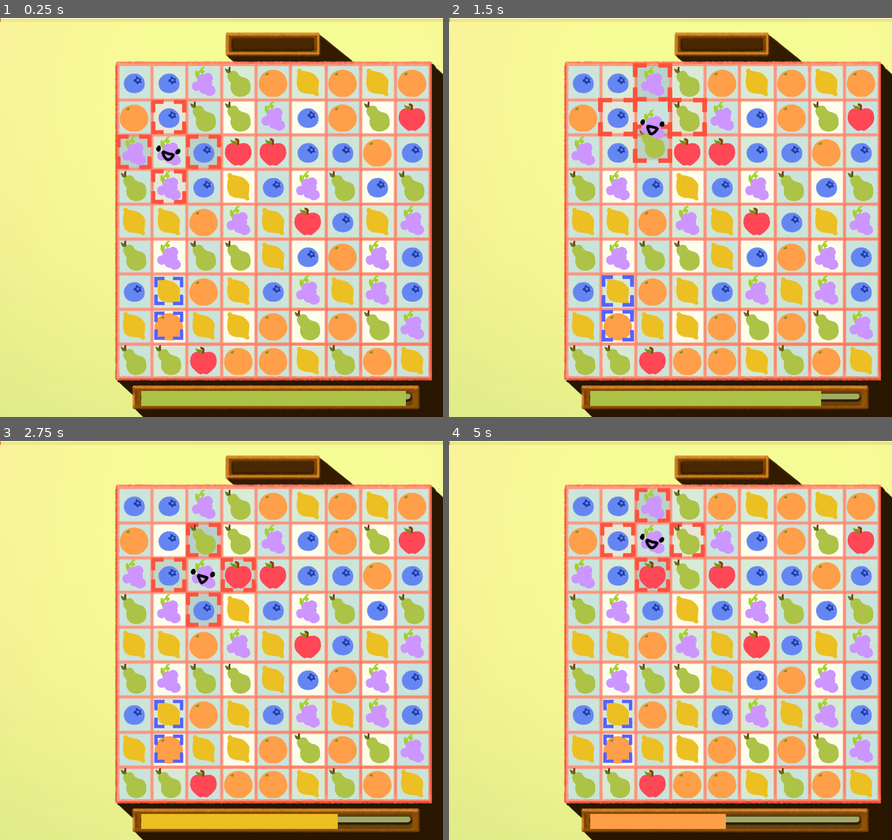
Above: before the commit, frames 1-4 (two rows, left to right).
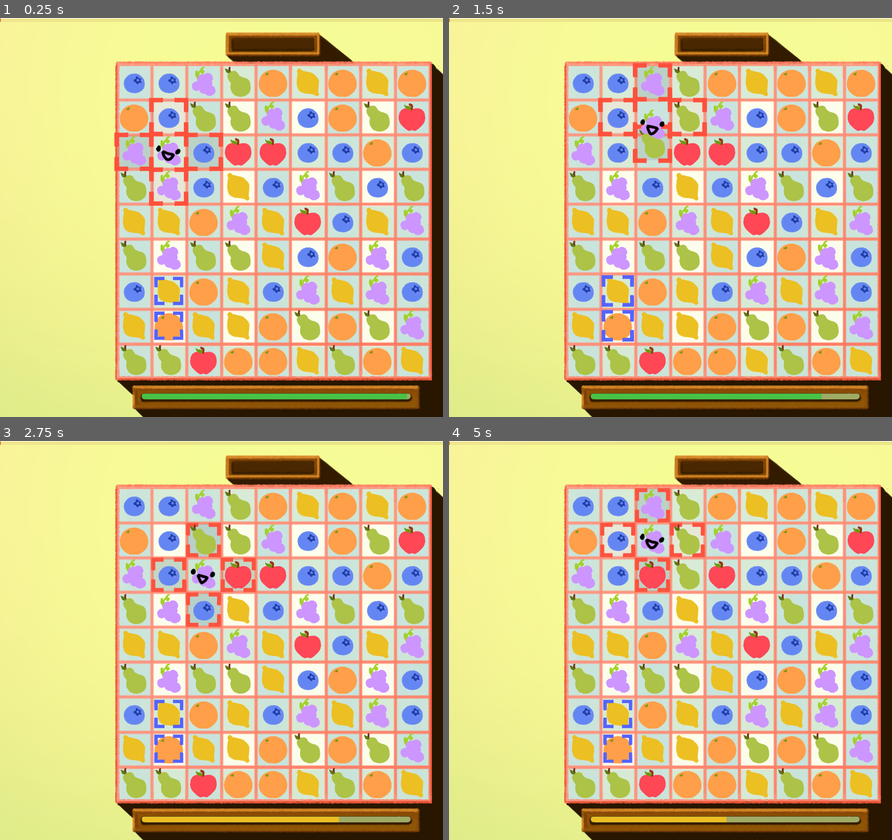
Above: after the commit, the same moments.

Repository: hulien22/gmtk2023
Game: Godot game, scene res://scenes/main.tscn
The game is run twice, just before and just after one commit, with the same random seed, the same clock (stepped at 60 frames per second) and the same inputs.
Inputs (mouse positions are in pixels of both pictures, inside the frame that each line leads up to):
- Up to frame 1 (0.25 s): no input
- Up to frame 2 (1.5 s): hold Right (player_movement_right) 0.53-1.25 s; click (652, 117) at 1.27 s
- Up to frame 3 (2.75 s): hold S (player_movement_down) from 2.03 s (still down)
- Up to frame 4 (5 s): release S (player_movement_down) at 2.78 s; hold Right (player_movement_right) 2.78-3.53 s; hold Up (player_movement_up) 3.53-4.28 s; hold Left (player_movement_left) from 4.28 s (still down)

The runs differ from the first frame. In frame 1, 3.1% of the frame differs, in the area x 25-94%, y 19-98%; in frame 2, 2.1%; in frame 3, 1.3%; in frame 4, 1.6%.

Commit message:
cleanup bomb stagger animations

Diff:
--- a/scenes/Grid.gd
+++ b/scenes/Grid.gd
@@ -198,8 +198,10 @@
 # return number of seconds for the bomb animation to play
 func process_one_bomb():
 	if (bombs.is_empty()):
-		return 0
+		return []
 	var bomb = bombs.pop_front()
+	print(Time.get_time_dict_from_system(), "DELETING BOMB ", bomb)
+	bomb.tile.destroy_bomb_tile(global_posn_from_grid(bomb.posn), bomb.tile_type, bomb.bomb_type)
 	if (bomb.bomb_type == Global.Modifier.BOMB):
 		#iterate through all nodes and add all of that color to list to get destroyed
 		#also keep track of any found bombs there and add them in here
@@ -209,7 +211,7 @@
 				# Only add in new tiles, so don't need to worry about new bombs (still in matches)
 				if (tiles[h][w].type == bomb.tile_type):
 					add_to_matches_and_bombs(p)
-		return 0.5
+		return [0.8, 0.5]
 	elif (bomb.bomb_type == Global.Modifier.DESTROYER_OF_EIGHT_TILES):
 		for dir in [Vector2(-1,-1), Vector2(-1,0), Vector2(-1,1),
 					Vector2(0,-1), Vector2(0,1),
@@ -217,7 +219,7 @@
 			var p = bomb.posn + dir
 			if (p.x >= 0 && p.x < width && p.y >= 0 && p.y < height):
 				add_to_matches_and_bombs(p)
-		return 0.8
+		return [0.8, 0.3]
 	elif (bomb.bomb_type == Global.Modifier.VERTICAL):
 		for i in height:
 			var p = Vector2(bomb.posn.x, i)
@@ -226,7 +228,7 @@
 		for i in width:
 			var p = Vector2(i, bomb.posn.y)
 			add_to_matches_and_bombs(p)
-	return 0.3
+	return [0.5, 0.3]
 
 func add_to_matches_and_bombs(p: Vector2):
 	if (!matches.has(p)):
@@ -256,8 +258,8 @@
 	for m in matches:
 #		tiles[m.y][m.x].set_type_and_modifier(Global.TileType.EMPTY, Global.Modifier.NONE)
 		if (!destroyed_matches.has(m)):
-			tiles[m.y][m.x].play_destroy_anim(20, global_posn_from_grid(m))
 			if (!tiles[m.y][m.x].placing_bomb):
+				tiles[m.y][m.x].play_destroy_anim(20, global_posn_from_grid(m))
 				tiles[m.y][m.x].set_type_and_modifier(Global.TileType.EMPTY, Global.Modifier.NONE)
 			else:
 				# mark as placing_bombs for later, will animated their creation then
--- a/scenes/Tile.gd
+++ b/scenes/Tile.gd
@@ -110,41 +110,76 @@
 		explosion_shader.set_shader_parameter("sprite", sprites[Global.get_index_from_type(type)])
 		$GPUParticles2D.process_material = explosion_shader
 		$GPUParticles2D.emitting = true
-	elif (modifier == Global.Modifier.HORIZONTAL):
+#	elif (modifier == Global.Modifier.HORIZONTAL):
+#		var s:Node2D = explosions[0].instantiate()
+#		s.setup(type)
+#		s.z_index = 100
+#		s.visible = false
+#		get_parent().add_child(s)
+#		s.global_position = global_posn
+#		s.visible = true
+#	elif (modifier == Global.Modifier.VERTICAL):
+#		var s:Node2D = explosions[0].instantiate()
+#		s.setup(type)
+#		s.z_index = 100
+#		s.visible = false
+#		s.rotation_degrees = 270
+#		get_parent().add_child(s)
+#		s.global_position = global_posn
+#		s.visible = true
+#	elif (modifier == Global.Modifier.DESTROYER_OF_EIGHT_TILES):
+#		var s:Node2D = explosions[1].instantiate()
+#		s.setup(type)
+#		s.z_index = 100
+#		s.visible = false
+#		get_parent().add_child(s)
+#		s.global_position = global_posn
+#		s.visible = true
+#	elif (modifier == Global.Modifier.BOMB):
+#		var s:Node2D = explosions[2].instantiate()
+#		s.setup(type)
+#		s.z_index = 100
+#		s.visible = false
+#		get_parent().add_child(s)
+#		s.global_position = global_posn
+#		s.visible = true
+
+	$Node.visible = false
+
+func destroy_bomb_tile(global_posn: Vector2, t: Global.TileType, mod: Global.Modifier):
+	if (mod == Global.Modifier.HORIZONTAL):
 		var s:Node2D = explosions[0].instantiate()
-		s.setup(type)
+		s.setup(t)
 		s.z_index = 100
 		s.visible = false
 		get_parent().add_child(s)
 		s.global_position = global_posn
 		s.visible = true
-	elif (modifier == Global.Modifier.VERTICAL):
+	elif (mod == Global.Modifier.VERTICAL):
 		var s:Node2D = explosions[0].instantiate()
-		s.setup(type)
+		s.setup(t)
 		s.z_index = 100
 		s.visible = false
 		s.rotation_degrees = 270
 		get_parent().add_child(s)
 		s.global_position = global_posn
 		s.visible = true
-	elif (modifier == Global.Modifier.DESTROYER_OF_EIGHT_TILES):
+	elif (mod == Global.Modifier.DESTROYER_OF_EIGHT_TILES):
 		var s:Node2D = explosions[1].instantiate()
-		s.setup(type)
+		s.setup(t)
 		s.z_index = 100
 		s.visible = false
 		get_parent().add_child(s)
 		s.global_position = global_posn
 		s.visible = true
-	elif (modifier == Global.Modifier.BOMB):
+	elif (mod == Global.Modifier.BOMB):
 		var s:Node2D = explosions[2].instantiate()
-		s.setup(type)
+		s.setup(t)
 		s.z_index = 100
 		s.visible = false
 		get_parent().add_child(s)
 		s.global_position = global_posn
 		s.visible = true
-
-	$Node.visible = false
 
 func destroy():
 	var timer := Timer.new()
--- a/scenes/Tile.tscn
+++ b/scenes/Tile.tscn
@@ -719,7 +719,7 @@
 position = Vector2(20, 20)
 scale = Vector2(0.463636, 0.463636)
 sprite_frames = SubResource("SpriteFrames_7n0o6")
-frame_progress = 0.476875
+frame_progress = 0.209523
 speed_scale = 0.5
 
 [node name="Sprites" type="AnimatedSprite2D" parent="Node"]
--- a/scenes/TimerBar.gd
+++ b/scenes/TimerBar.gd
@@ -19,7 +19,8 @@
 #	var color = lerp(Color.RED, Color.GREEN, ratio)
 	var color = Color('fe4756')
 	if (ratio > 0.75):
-		color = Color('abc247') # maybe 48C247?
+#		color = Color('abc247') # maybe 48C247?
+		color = Color('48C247')
 	elif (ratio > 0.5):
 		color = Color('ebbe22')
 	elif (ratio > 0.25):
--- a/scenes/horizontal_bomb_anim.gd
+++ b/scenes/horizontal_bomb_anim.gd
@@ -10,7 +10,7 @@
 func _ready():
 	var tween: Tween = create_tween()
 	tween.connect("finished", fly_right)
-	tween.tween_property($Sprites,"scale",Vector2(3,3), 0.5).set_trans(Tween.TRANS_LINEAR).set_ease(Tween.EASE_OUT)
+	tween.tween_property($Sprites,"scale",Vector2(3,3), 0.3).set_trans(Tween.TRANS_LINEAR).set_ease(Tween.EASE_OUT)
 
 func fly_right():
 	var tween: Tween = create_tween()
--- a/scenes/main.gd
+++ b/scenes/main.gd
@@ -133,12 +133,10 @@
 			await get_tree().create_timer(0.3).timeout
 		while (true):
 			var bomb_time = $Grid2.process_one_bomb()
-			print(bomb_time)
-			if (bomb_time > 0):
-				await get_tree().create_timer(bomb_time).timeout
+			if (bomb_time.size() == 2):
+				await get_tree().create_timer(bomb_time[0]).timeout
 				$Grid2.destroy_matches()
-				await get_tree().create_timer(bomb_time).timeout
-				bomb_time = $Grid2.process_one_bomb()
+				await get_tree().create_timer(bomb_time[1]).timeout
 			else:
 				if $Grid2.destroy_matches():
 					await get_tree().create_timer(0.3).timeout
--- a/scenes/main.tscn
+++ b/scenes/main.tscn
@@ -46,6 +46,16 @@
 position = Vector2(177, 367)
 texture = ExtResource("5_tdp6m")
 
+[node name="ProgressBar" type="ProgressBar" parent="."]
+offset_left = 253.0
+offset_top = 669.0
+offset_right = 743.0
+offset_bottom = 696.0
+scale = Vector2(1.00707, 1.04024)
+value = 100.0
+show_percentage = false
+script = ExtResource("5_7i0ym")
+
 [node name="TemplateColored3" type="Sprite2D" parent="."]
 position = Vector2(177, 367)
 texture = ExtResource("6_ufsn4")
@@ -81,15 +91,6 @@
 frame_progress = 0.830006
 speed_scale = 0.5
 
-[node name="ProgressBar" type="ProgressBar" parent="."]
-offset_left = 255.0
-offset_top = 673.0
-offset_right = 745.0
-offset_bottom = 700.0
-value = 100.0
-show_percentage = false
-script = ExtResource("5_7i0ym")
-
 [node name="Finger" parent="." instance=ExtResource("6_c17ks")]
 position = Vector2(844, 41)
 scale = Vector2(0.28, 0.28)
